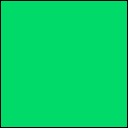
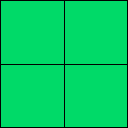
Two versions of the same layered image (128×128). Layer-by-layer changes:
painted on "Paint Layer 1" over left=1, top=1, right=127, bottom=127
